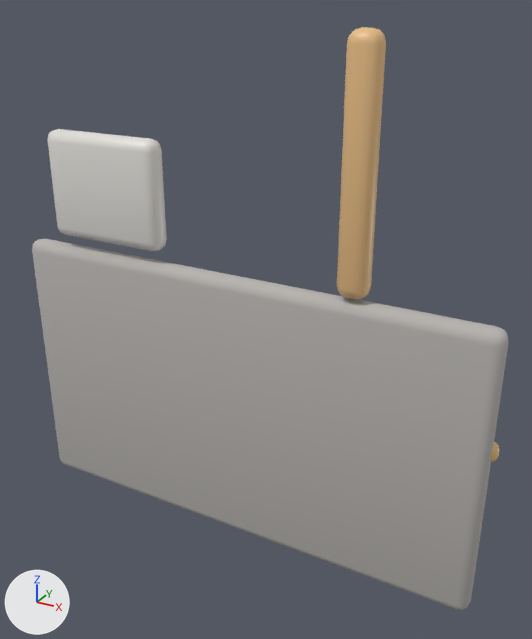
Two versions of the glTF model unity/Assets/Art/EarlyGame/garage-kit/garage-exterior-wall.glb, one commit apart.
The view is the same before and after, from a 50 mm lens placed at (0.705, -1.126, 1.1), pointed at (0.058, 0.049, 0.512). The lights are fixed; the arrows at lower left show +X, +Y and +Z. The first picture is the older version. Where no turn or scale is listed for an object, it has been applied to the vertices.

The older version as bpy lines, for what is in view:
```python
me_cube_012 = bpy.data.meshes.new('Cube.012')
me_cube_012.from_pydata(...)  # 96 vertices, 188 faces; spans x -0.525..0.525, y -0.025..0.025, z -0.25..0.35
me_cube_012.materials.append(mat_garage_concrete)  # grey #b8b5b1
me_cube_015 = bpy.data.meshes.new('Cube.015')
me_cube_015.from_pydata(...)  # 96 vertices, 188 faces; spans x 0.22..0.28, y -0.075..-0.025, z 0.355..0.805
me_cube_015.materials.append(mat_garage_trim_orange)  # beige #eabf86
me_cube_016 = bpy.data.meshes.new('Cube.016')
me_cube_016.from_pydata(...)  # 96 vertices, 188 faces; spans x -0.488..-0.212, y -0.075..-0.025, z 0.468..0.693
me_cube_016.materials.append(mat_garage_plastic_beige)  # white #e5e2dd
ob_core_001 = bpy.data.objects.new('Core.001', me_cube_012)
ob_core_001.location = (0.0, 0.025, 0.25)
ob_stripe_001 = bpy.data.objects.new('Stripe.001', me_cube_015)
ob_stripe_001.location = (0.0, 0.075, 0.25)
ob_windowcut_001 = bpy.data.objects.new('WindowCut.001', me_cube_016)
ob_windowcut_001.location = (0.049, 0.075, 0.156)
```
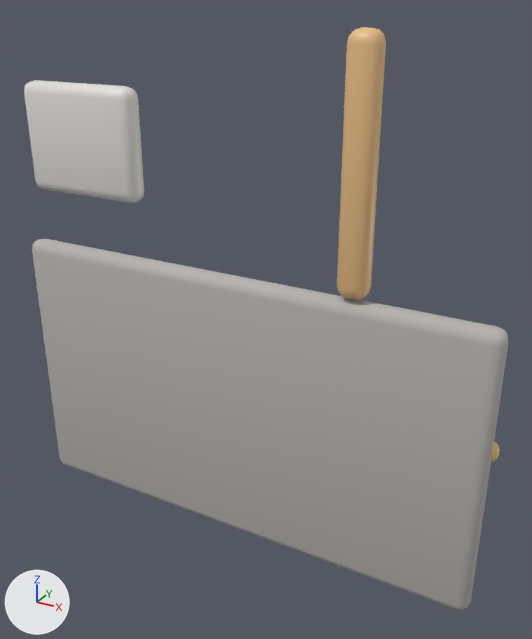
Where the newer file only moved an object's origin or applied its transform, the numbers keep the older frame.

The edits, one by one:
Object 'WindowCut.001' (ob_windowcut_001) moves from (0.049, 0.075, 0.156) to (0.0, 0.08, 0.25).

What differs and where, as boxes [x1, y1, x2, y2] in the pictures (532 x 639 px):
'WindowCut.001', moved: before [47, 129, 167, 251]; after [24, 80, 144, 203]
